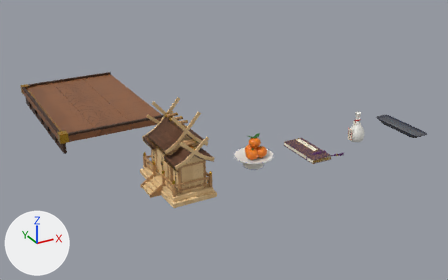
A saved change to the Blender file blender/kamidana.blend.
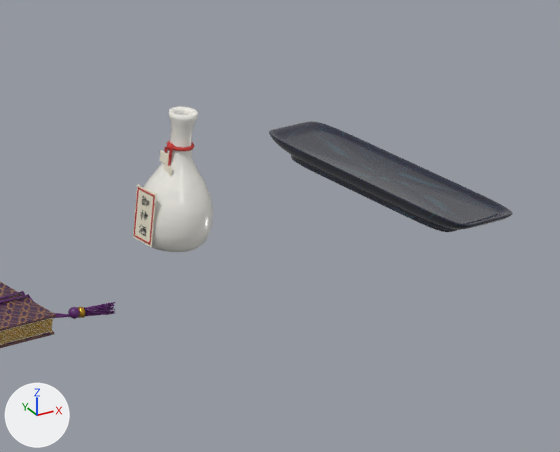
The first picture shows the older version from a 50 mm camera at (-0.96, -2.19, 1.25) aimed at (0.57, 0.58, -0.13). The close-ups show the older and then the newer version on the part from 71% to 98% of the width and 32% to 66% of the height of that picture. Only the edits that show in the close-ups are written down. Every picture has the same lights, and +X, +Y and +Z are marked at lower left.

In view in the first close-up: 'KamiCupStandBody', 'KamiFlaskBody', 'KamiFlaskLabel', 'KamiSutraFront' and 22 more.
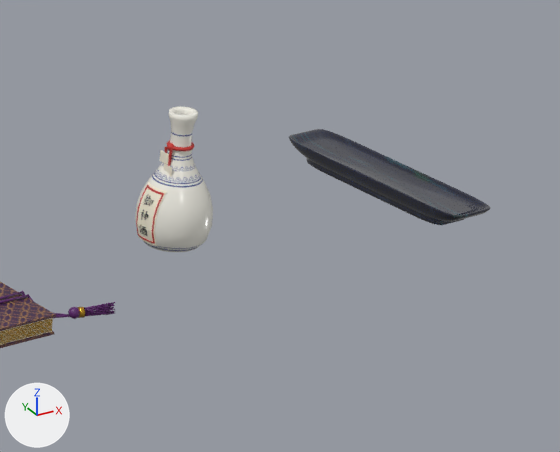
Where the newer file only moved an object's origin or applied its transform, the numbers keep the older frame.

Pixel boxes [x1, y1, x2, y2] of what changed, in the close-ups (560 x 452 px; the box of a moved part takes in the faces that stretch with it):
'KamiCupStandBody', rescaled (17% narrower, 13% shorter)
    before: [269, 121, 513, 232]
    after: [289, 129, 491, 225]
'KamiFlaskLabel', reshaped, moved (24% wider)
    before: [133, 185, 157, 247]
    after: [137, 182, 167, 246]
part 1 of me_kamiflaskbody, moved or reshaped
    before: [144, 129, 205, 252]
    after: [135, 129, 205, 252]
part 2 of me_kamiflaskbody, edited (looks the same)
    both: [152, 106, 213, 252]
part 3 of me_cube_193, added (pale yellow)
    after: [137, 182, 167, 246]
part 4 of me_cube_193, deleted (pale yellow)
    before: [133, 185, 157, 247]

The edits, one by one:
Picture 'flaskGlaze' (img_flaskglaze) is new.
Material 'KamiFlaskGlaze' (mat_kamiflaskglaze) is new.
Its texture is img_flaskglaze.
Its roughness is 0.22.
me_kamiflaskbody is used by ob_kamiflaskbody; parent ob_kamiflask; location (0.0, 0.0, 0.0).
me_kamiflaskbody had 681 vertices, 680 faces and spanned x -0.04..0.04, y -0.04..0.04, z 0.0..0.15.
me_kamiflaskbody now has 817 vertices, 816 faces and spans x -0.04..0.04, y -0.04..0.04, z 0.0..0.15.
me_kamiflaskbody part 1: 200 vertices moved within x -0.039..0.039, y -0.039..0.039, z 0.0..0.15; 120 vertices removed from x -0.04..0.04, y -0.04..0.04, z 0.0..0.149; 256 vertices added at x -0.04..0.04, y -0.04..0.04, z 0.0..0.15.
me_kamiflaskbody part 2: 320 faces spanning x -0.04..0.04, y -0.04..0.04, z 0.0..0.15 switch from mat_kamidish (picture img_glaze) to mat_kamiflaskglaze (picture img_flaskglaze).
me_cube_193 is used by ob_kamiflasklabel; parent ob_kamiflask; location (-0.0402, 0.0, 0.04).
me_cube_193 had 8 vertices, 6 faces and spanned x -0.0004..0.0004, y -0.015..0.015, z -0.03..0.03.
me_cube_193 now has 728 vertices, 726 faces and spans x -0.0408..-0.0252, y -0.0149..0.0149, z 0.01..0.07.
me_cube_193 part 3: 728 vertices added at x -0.0408..-0.0252, y -0.0149..0.0149, z 0.01..0.07.
me_cube_193 part 4: 8 vertices removed from x -0.0004..0.0004, y -0.015..0.015, z -0.03..0.03.
me_kamicupstand is used by ob_kamicupstandbody; parent ob_kamicupstand; location (0.0, 0.0, 0.0).
me_kamicupstand had 938 vertices, 1008 faces and spanned x -0.042..0.042, y -0.157..0.157, z 0.0..0.024.
me_kamicupstand now has 938 vertices, 1008 faces and spans x -0.03..0.03, y -0.134..0.134, z 0.0..0.024.
me_kamicupstand part 5: the whole mesh is scaled about its middle by (0.725, 0.853, 1).
Object 'KamiFlaskLabel' (ob_kamiflasklabel) moves from (-0.0402, 0.0, 0.04) to (0.0, 0.0, 0.0).
